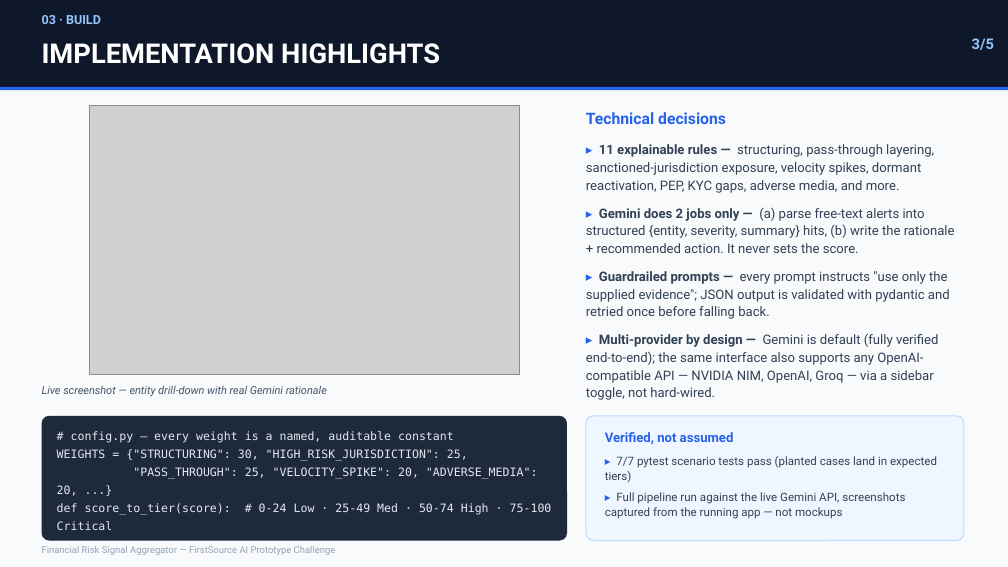
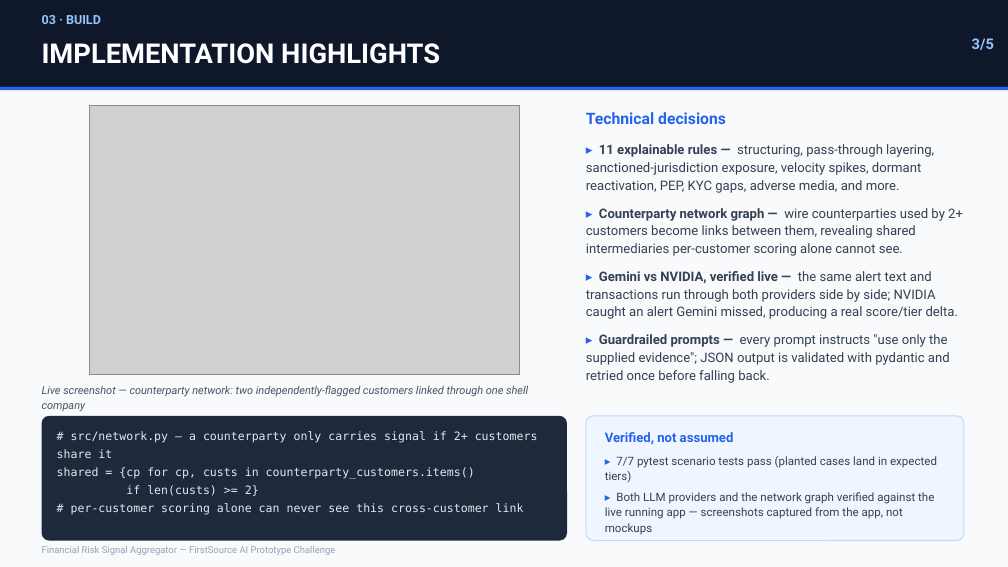
Before and after one commit to ramkumar03ace/Financial-Risk-Signal-Aggregator, a slide deck: slide 3 of docs/Financial_Risk_Signal_Aggregator_Deck.pptx. Drawn at 1008x567 pixels with LibreOffice and Linux fonts; fonts in the diff are those of the drawing; grey boxes stand for pictures. Boxes give left, top, right and bottom in pixels: in the first picture for what was removed or moved away, otherwise in the second. Text is boxed around its words. In the diff, an @@ line names an element or a change of style, - is before the commit and + after.

```diff
--- a/docs/Financial_Risk_Signal_Aggregator_Deck.pptx
+++ b/docs/Financial_Risk_Signal_Aggregator_Deck.pptx
@@ text at (x1=586, y1=208, x2=963, y2=319): text changed @@
-▸ Gemini does 2 jobs only — (a) parse free-text alerts into structured {entity, severity, summary} hits, (b) write the rationale + recommended action. It never sets the score.
+▸ Counterparty network graph — wire counterparties used by 2+ customers become links between them, revealing shared intermediaries per-customer scoring alone cannot see.
+▸ Gemini vs NVIDIA, verified live — the same alert text and transactions run through both providers side by side; NVIDIA caught an alert Gemini missed, producing a real score/tier delta.
@@ text at (x1=586, y1=333, x2=938, y2=400): paragraph removed @@
-▸ Multi-provider by design — Gemini is default (fully verified end-to-end); the same interface also supports any OpenAI-compatible API — NVIDIA NIM, OpenAI, Groq — via a sidebar toggle, not hard-wired.
@@ text at (x1=42, y1=385, x2=528, y2=412): text changed @@
-Live screenshot — entity drill-down with real Gemini rationale
+Live screenshot — counterparty network: two independently-flagged customers linked through one shell company
@@ text at (x1=57, y1=431, x2=538, y2=515): text changed @@
-# config.py — every weight is a named, auditable constant
-WEIGHTS = {"STRUCTURING": 30, "HIGH_RISK_JURISDICTION": 25,
-"PASS_THROUGH": 25, "VELOCITY_SPIKE": 20, "ADVERSE_MEDIA": 20, ...}
-def score_to_tier(score): # 0-24 Low · 25-49 Med · 50-74 High · 75-100 Critical
+# src/network.py — a counterparty only carries signal if 2+ customers share it
+shared = {cp for cp, custs in counterparty_customers.items()
+if len(custs) >= 2}
+# per-customer scoring alone can never see this cross-customer link
@@ text at (x1=605, y1=492, x2=934, y2=534): text changed @@
-▸ Full pipeline run against the live Gemini API, screenshots captured from the running app — not mockups
+▸ Both LLM providers and the network graph verified against the live running app — screenshots captured from the app, not mockups
```
Also in this commit, not shown: 3 other slides changed, 9 other files.
